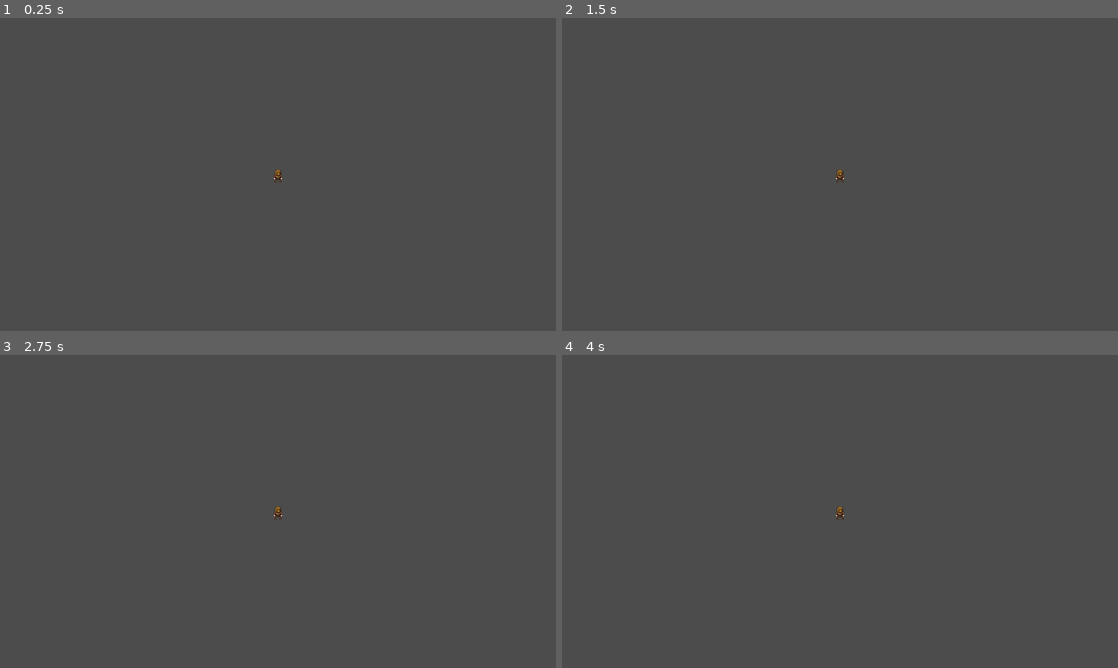
Above: before the commit, frames 1-4 (two rows, left to right).
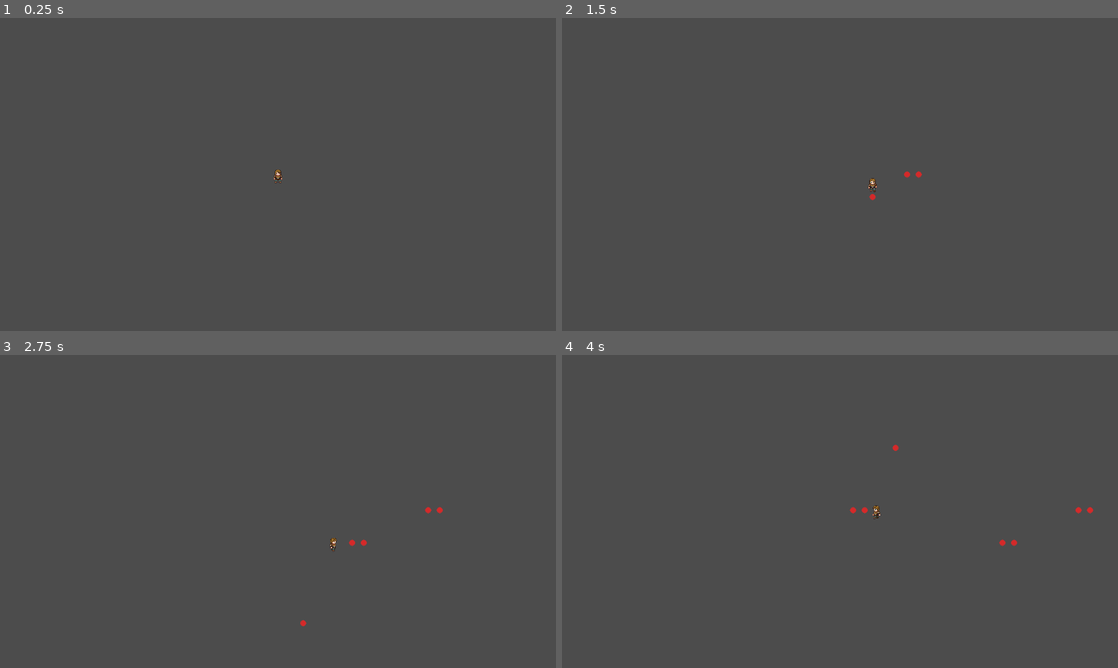
Above: after the commit, the same moments.

Repository: KorossGame/GMTK_Jam
Game: Godot game, scene res://Levels/Level2.tscn
Same seed, same stepped clock (60 frames per second), same inputs: the game is played once before the commit and once after it. This scene is started directly instead of the project's main scene.
Inputs (mouse positions are in pixels of both pictures, inside the frame that each line leads up to):
- Up to frame 1 (0.25 s): no input
- Up to frame 2 (1.5 s): tap Enter at 0.5 s; move the mouse to (962, 158) at 0.52 s; press the mouse at (962, 158) at 0.53 s; hold D (ui_right, bound only after the commit) 0.53-1.28 s; move the mouse to (728, 190) at 1.27 s; release the mouse at (728, 190) at 1.28 s; hold S (ui_down, bound only after the commit) from 1.28 s (still down); click (728, 190) at 1.35 s
- Up to frame 3 (2.75 s): move the mouse to (333, 442) at 2.02 s; release S (ui_down, bound only after the commit) at 2.03 s; press the mouse at (333, 442) at 2.03 s; hold D (ui_right, bound only after the commit) from 2.03 s (still down)
- Up to frame 4 (4 s): move the mouse to (812, 574) at 2.77 s; release D (ui_right, bound only after the commit) at 2.78 s; release the mouse at (812, 574) at 2.78 s; hold W (ui_up, bound only after the commit) 2.78-3.53 s; click (812, 574) at 2.85 s; move the mouse to (1006, 558) at 3.52 s; press the mouse at (1006, 558) at 3.53 s; hold A (ui_left, bound only after the commit) from 3.53 s (still down)

The runs differ from the first frame. In frame 1, less than 0.1% of the frame differs, in the area x 49-51%, y 49-53%; in frame 2, 0.1%; in frame 3, 0.2%; in frame 4, 0.2%, in the area x 49-96%, y 28-62%.
Error before the commit: Parse Error: Parse error: Spaces used before tabs on a line (res://Scripts/Player.gd:36)

Commit message:
Player rotation fix, pull requests fix

Diff:
--- a/Levels/Level1.tscn
+++ b/Levels/Level1.tscn
@@ -1,5 +1,6 @@
 [gd_scene load_steps=20 format=2]
 
+[ext_resource path="res://Prefabs/GotoNextRoom.tscn" type="PackedScene" id=1]
 [ext_resource path="res://Prefabs/Player.tscn" type="PackedScene" id=2]
 [ext_resource path="res://Sprites/dungeon.png" type="Texture" id=3]
 [ext_resource path="res://Prefabs/Collumn.tscn" type="PackedScene" id=4]
@@ -265,24 +266,6 @@
 4/shapes = [  ]
 4/z_index = 0
 
-[sub_resource type="GDScript" id=1]
-script/source = "extends Node2D
-
-# Declare member variables here. Examples:
-# var a = 2
-# var b = \"text\"
-
-
-# Called when the node enters the scene tree for the first time.
-func _ready():
-	pass # Replace with function body.
-
-
-# Called every frame. 'delta' is the elapsed time since the previous frame.
-#func _process(delta):
-#	pass
-"
-
 [node name="Game" type="Node2D"]
 script = SubResource( 1 )
 
@@ -302,9 +285,6 @@
 format = 1
 tile_data = PoolIntArray( 65537, 1, 0, 131073, 1, 0, 196608, -1610612735, 0, 196609, 3, 0, 262145, 1, 0, 262153, 1, 0,  …(2285 unchanged characters)…
 
-[node name="Bullet" parent="." instance=ExtResource( 1 )]
-position = Vector2( 193.1, 57.4138 )
-
 [node name="Shawarma" parent="." instance=ExtResource( 5 )]
 position = Vector2( 110.871, 191.645 )
 
@@ -334,8 +314,8 @@
 
 [node name="Player" parent="YSort" instance=ExtResource( 2 )]
 position = Vector2( 172.749, 139.938 )
-
 collision_mask = 12
 
-[node name="NextRoom" parent="." instance=ExtResource( 4 )]
-position = Vector2( 200.165, 233.259 )
+[node name="NextRoom" parent="." instance=ExtResource( 1 )]
+position = Vector2( 317.366, 414.198 )
+scale = Vector2( 10, 1 )
--- a/Prefabs/Bullet.tscn
+++ b/Prefabs/Bullet.tscn
@@ -11,8 +11,8 @@
 
 [node name="Bullet" type="RigidBody2D"]
 position = Vector2( 96, 64 )
-collision_layer = 64
-collision_mask = 24
+collision_layer = 16
+collision_mask = 10
 physics_material_override = SubResource( 1 )
 gravity_scale = 0.0
 contacts_reported = 1
--- a/Prefabs/Collumn.tscn
+++ b/Prefabs/Collumn.tscn
@@ -6,6 +6,8 @@
 extents = Vector2( 15.6883, 17.4536 )
 
 [node name="StaticBody2D" type="StaticBody2D"]
+collision_layer = 8
+collision_mask = 17
 
 [node name="Sprite" type="Sprite" parent="."]
 position = Vector2( -3.05176e-05, 1.14441e-05 )
--- a/Prefabs/GotoNextRoom.tscn
+++ b/Prefabs/GotoNextRoom.tscn
@@ -6,7 +6,7 @@
 
 [node name="NextRoom" type="Area2D"]
 position = Vector2( 225.406, 162.803 )
-collision_layer = 4
+collision_layer = 32
 script = ExtResource( 1 )
 __meta__ = {
 "_edit_group_": true
--- a/Prefabs/GotoNextScene.tscn
+++ b/Prefabs/GotoNextScene.tscn
@@ -6,7 +6,7 @@
 
 [node name="NextScene" type="Area2D"]
 position = Vector2( 225.406, 162.803 )
-collision_layer = 2
+collision_layer = 32
 script = ExtResource( 1 )
 __meta__ = {
 "_edit_group_": true
--- a/Prefabs/Player.tscn
+++ b/Prefabs/Player.tscn
@@ -142,17 +142,14 @@
 [node name="Player" type="KinematicBody2D" groups=[
 "player",
 ]]
-
 collision_mask = 14
-
 script = ExtResource( 2 )
-speed = 300
-bullet_speed = 1000
 
 [node name="Sprite" type="Sprite" parent="."]
 texture = ExtResource( 1 )
 vframes = 4
 hframes = 9
+frame = 18
 
 [node name="CollisionShape2D" type="CollisionShape2D" parent="."]
 position = Vector2( 0, 15 )
@@ -164,7 +161,6 @@
 drag_margin_v_enabled = true
 
 [node name="BulletPoint" type="Node2D" parent="."]
-visible = false
 position = Vector2( 48, 0 )
 
 [node name="AnimationPlayer" type="AnimationPlayer" parent="."]
--- a/Scripts/GotoNextRoom.gd
+++ b/Scripts/GotoNextRoom.gd
@@ -1,4 +1,5 @@
 extends Area2D
 
 func _on_NextRoom_body_entered(body):
-	get_node("../Player").newMovement();
+	get_node("../YSort/Player").newMovement();
+	queue_free();
--- a/Scripts/Player.gd
+++ b/Scripts/Player.gd
@@ -20,36 +20,66 @@
 var can_fire = true;
 
 #Rotation
-var character;
+var characterCam;
+var bulletPoint;
+
+#Offset from Player center
+var bulletOffset = 40;
 
 func _init():
 	restoreMovement();
 
 func _ready():
-	character=get_node(".");
+	characterCam=get_node("Camera2D");
+	bulletPoint=get_node("BulletPoint");
 
 func _physics_process(delta):
-	var charRotation = character.get_rotation();
+	var charRotation = characterCam.get_rotation();
+
 	#Horizontal
 	if Input.is_action_pressed("ui_right"):
 		direction.x = 1;
-    		anim_player.play("walk_right")
-		character.set_rotation_degrees(0);
+
+		#Animation
+		anim_player.play("walk_right");
+
+		#Apply Rotation of cam
+		characterCam.set_rotation_degrees(0);
+		bulletPoint.position = Vector2(bulletOffset, 0);
+
 	elif (Input.is_action_pressed("ui_left")):
 		direction.x = -1;
-		character.set_rotation_degrees(180);
-		anim_player.play("walk_left")
+
+		#Apply Rotation of cam
+		characterCam.set_rotation_degrees(180);
+		bulletPoint.position = Vector2(-bulletOffset, 0);
+
+		#Animation
+		anim_player.play("walk_left");
+
 	else: direction.x = 0;
 
 	#Vertical
 	if (Input.is_action_pressed("ui_down")):
 		direction.y = 1;
-    		anim_player.play("walk_down")
-		character.set_rotation_degrees(90);
+
+		#Apply Rotation of cam
+		characterCam.set_rotation_degrees(90);
+		bulletPoint.position = Vector2(0, bulletOffset);
+
+		#Animation
+		anim_player.play("walk_down")
+
 	elif (Input.is_action_pressed("ui_up")):
 		direction.y = -1;
-    		character.set_rotation_degrees(-90);
-    		anim_player.play("walk_up")
+
+		#Apply Rotation of cam
+		characterCam.set_rotation_degrees(-90);
+		bulletPoint.position = Vector2(0, -bulletOffset);
+
+		#Animation
+		anim_player.play("walk_up")
+
 	else: direction.y = 0;
 
 	#Idle Animations
@@ -107,8 +137,8 @@
 		#Create instance
 		var bulletInstance = bullet.instance();
 		bulletInstance.position = $BulletPoint.get_global_position();
-		bulletInstance.rotation_degrees = rotation_degrees;
-		bulletInstance.apply_impulse(Vector2(), Vector2(bullet_speed, 0).rotated(rotation));
+		bulletInstance.rotation_degrees = characterCam.rotation_degrees;
+		bulletInstance.apply_impulse(Vector2(), Vector2(bullet_speed, 0).rotated(characterCam.get_rotation()));
 		get_tree().get_root().add_child(bulletInstance);
 		can_fire = !can_fire;
 		yield (get_tree().create_timer(fire_rate), "timeout");
--- a/project.godot
+++ b/project.godot
@@ -68,6 +68,27 @@
 "events": [ Object(InputEventKey,"resource_local_to_scene":false,"resource_name":"","device":0,"alt":false,"shift":false,"control":false,"meta":false,"command":false,"pressed":false,"scancode":16777234,"unicode":0,"echo":false,"script":null)
  ]
 }
+ui_page_up={
+"deadzone": 0.5,
+"events": [  ]
+}
+ui_page_down={
+"deadzone": 0.5,
+"events": [  ]
+}
+ui_home={
+"deadzone": 0.5,
+"events": [  ]
+}
+ui_end={
+"deadzone": 0.5,
+"events": [  ]
+}
+fire={
+"deadzone": 0.5,
+"events": [ Object(InputEventMouseButton,"resource_local_to_scene":false,"resource_name":"","device":-1,"alt":false,"shift":false,"control":false,"meta":false,"command":false,"button_mask":0,"position":Vector2( 0, 0 ),"global_position":Vector2( 0, 0 ),"factor":1.0,"button_index":1,"pressed":false,"doubleclick":false,"script":null)
+ ]
+}
 
 [layer_names]
 
@@ -75,3 +96,5 @@
 2d_physics/layer_2="Enemies"
 2d_physics/layer_3="Items"
 2d_physics/layer_4="World"
+2d_physics/layer_5="Bullets"
+2d_physics/layer_6="Triggers"
